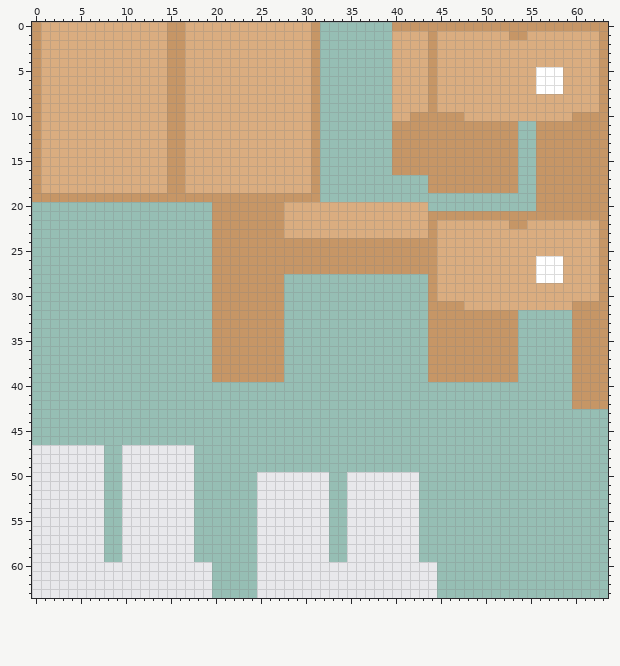
Pixel-art sprite -- crumb.png. This is how it looked before the edit.
The file is 64x64 pixels.
After the commit:
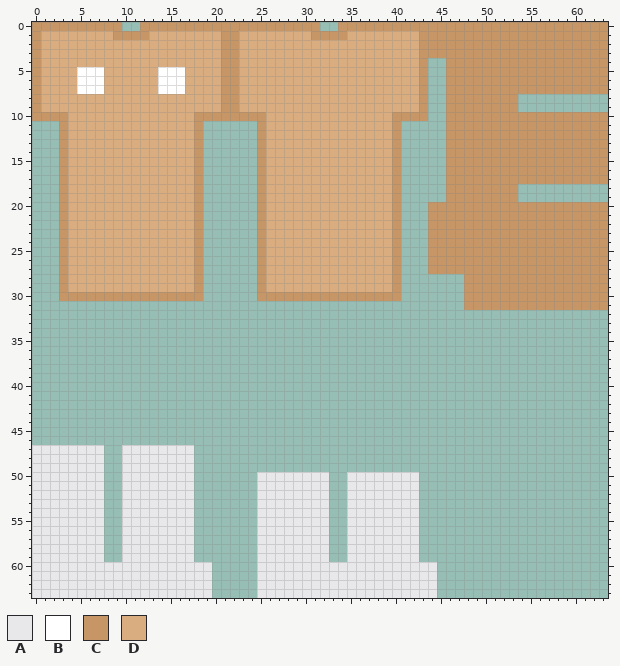
Palette (. is transparent): A #e8e8eb  B #ffffff  C #c69666  D #daad80
Changes in this commit:
Colour C becomes colour B in rows 5 to 7 at x 15 to 16.
Colour D becomes colour B in rows 5 to 7 at x 5 to 7 and 14.
The author put colour C in row 0 at x 34 to 39; in row 1 at x 32 to 34; in rows 11 to 16 at x 54 to 55; in row 17 at x 40 and 54 to 55; in row 18 at x 40; in row 19 at x 40 and 46 to 53.
The author put colour C in row 20 at x 3, 18 and 44 to 55; in rows 21 to 27 at x 3 and 18; in rows 28 to 29 at x 3, 18 and 40; in row 30 at x 3 to 18 and 28 to 40.
Colour B becomes colour C in rows 5 to 7 at x 56 to 58; in rows 26 to 28 at x 56 to 58.
Colour D becomes colour C in row 0 at x 1 to 9, 12 to 14 and 17 to 30; in row 1 at x 9 to 12, 21 to 22, 43, 45 to 52 and 55 to 62; in rows 2 to 3 at x 21 to 22, 43 and 45 to 62; in row 4 at x 21 to 22, 43 and 46 to 62; in rows 5 to 7 at x 21 to 22, 43, 46 to 55 and 59 to 62; in rows 8 to 9 at x 21 to 22, 43 and 46 to 53.
Colour D becomes colour C in row 10 at x 1 to 3, 18 to 25, 40 to 41 and 48 to 59; in rows 11 to 18 at x 3, 18 and 25; in rows 20 to 21 at x 40; in row 22 at x 40, 45 to 52 and 55 to 62; in row 23 at x 40 and 45 to 62; in rows 24 to 25 at x 45 to 62.
Colour D becomes colour C in rows 26 to 27 at x 45 to 55 and 59 to 62; in row 28 at x 48 to 55 and 59 to 62; in rows 29 to 30 at x 48 to 62; in row 31 at x 48 to 59.
The author put colour D in row 1 at x 35 to 39; in rows 2 to 19 at x 32 to 39; in rows 20 to 27 at x 4 to 17; in rows 28 to 29 at x 4 to 17 and 28 to 39.
Colour C becomes colour D in row 1 at x 15 to 16; in rows 2 to 4 at x 15 to 16 and 31; in rows 5 to 7 at x 31; in rows 8 to 18 at x 15 to 16 and 31; in row 19 at x 4 to 17 and 26 to 31; in rows 20 to 23 at x 26 to 27.
Colour C becomes colour D in rows 24 to 27 at x 26 to 39; in rows 28 to 29 at x 26 to 27.
Colour C is gone in rows 4 to 7 at x 44; in rows 8 to 9 at x 44 and 63; in row 10 at x 44 to 45; in rows 11 to 16 at x 0 and 41 to 45; in row 17 at x 0 and 44 to 45; in row 18 at x 0, 44 to 45 and 56 to 63.
Colour C is gone in row 19 at x 0 to 2, 19 to 24 and 56 to 63; in rows 20 to 23 at x 20 to 24; in rows 24 to 27 at x 20 to 24 and 41 to 43; in rows 28 to 30 at x 20 to 24 and 44; in row 31 at x 20 to 27 and 44 to 47; in rows 32 to 39 at x 20 to 27, 44 to 53 and 60 to 63.
Colour C is gone in rows 40 to 42 at x 60 to 63.
Colour D is gone in row 0 at x 10 to 11; in rows 4 to 7 at x 45; in rows 8 to 9 at x 45 and 54 to 62; in rows 11 to 18 at x 1 to 2 and 19 to 24; in rows 20 to 23 at x 41 to 43; in rows 28 to 30 at x 45 to 47.
